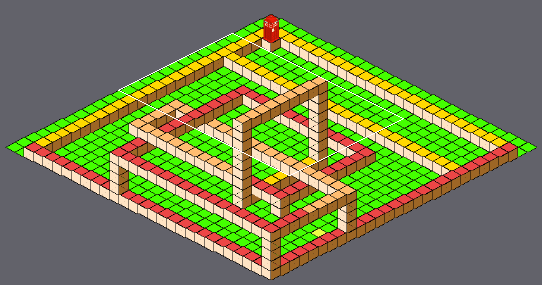
A Tiled map (JSON) gets an edit: res/maps/level3.json. Above: a wide view before the commit, with the close-up outlined.
Close-up. Before:
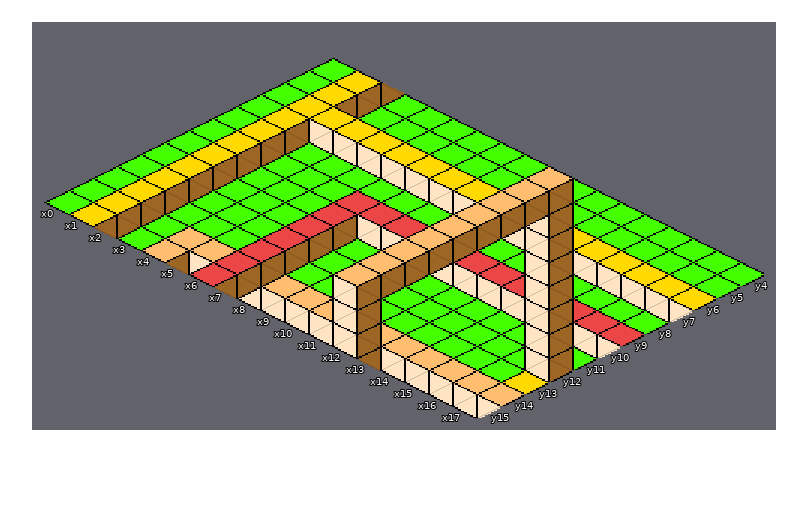
Cells are 32x16 px. Isometric: x runs down to the right, y down to the left. Shown: x 0..17, y 4..15. The commit also changed other parts of the map, which this record leaves out.
After:
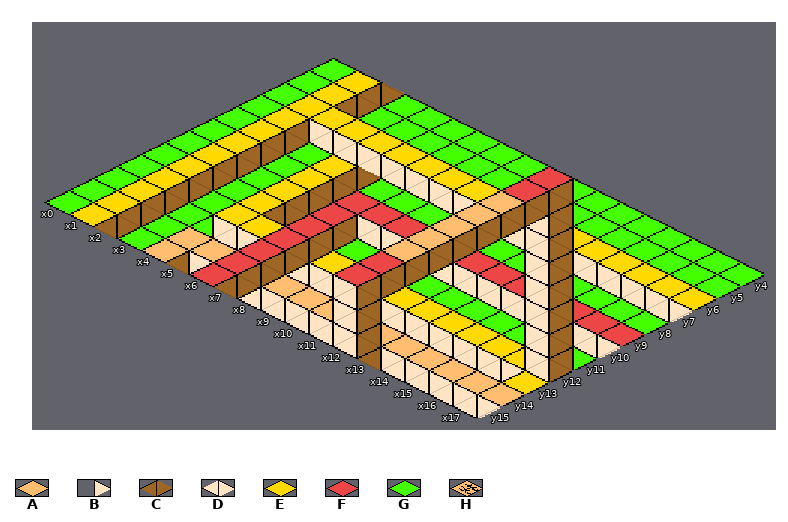
Key: from "tileset": A 0, B 5, C 7, D 8, E 19, F 33, G 240, H 241.
_ is an empty cell.
Change:
Layer "Tile Layer 1":
y 8..12: x 5 G -> H
y 13: x 5..9 GGGGG -> HHHHH; x 11..17 GGGGGGG -> HHHHHHH
Layer "Tile Layer 2":
y 8..11: x 4..5 __ -> EC
y 12: x 4..16 _____________ -> EEEEEEEEEEEEE
y 13: x 4..9 ______ -> BDDDDD; x 11..17 _______ -> DDDDDDD
Layer "Tile Layer 4":
y 4..5: x 9 A -> F
y 11..12: x 9 A -> F
Pixel boxes of the changes (left, top, right, bottom) in both close-ups:
changed: (212, 155, 572, 382)
